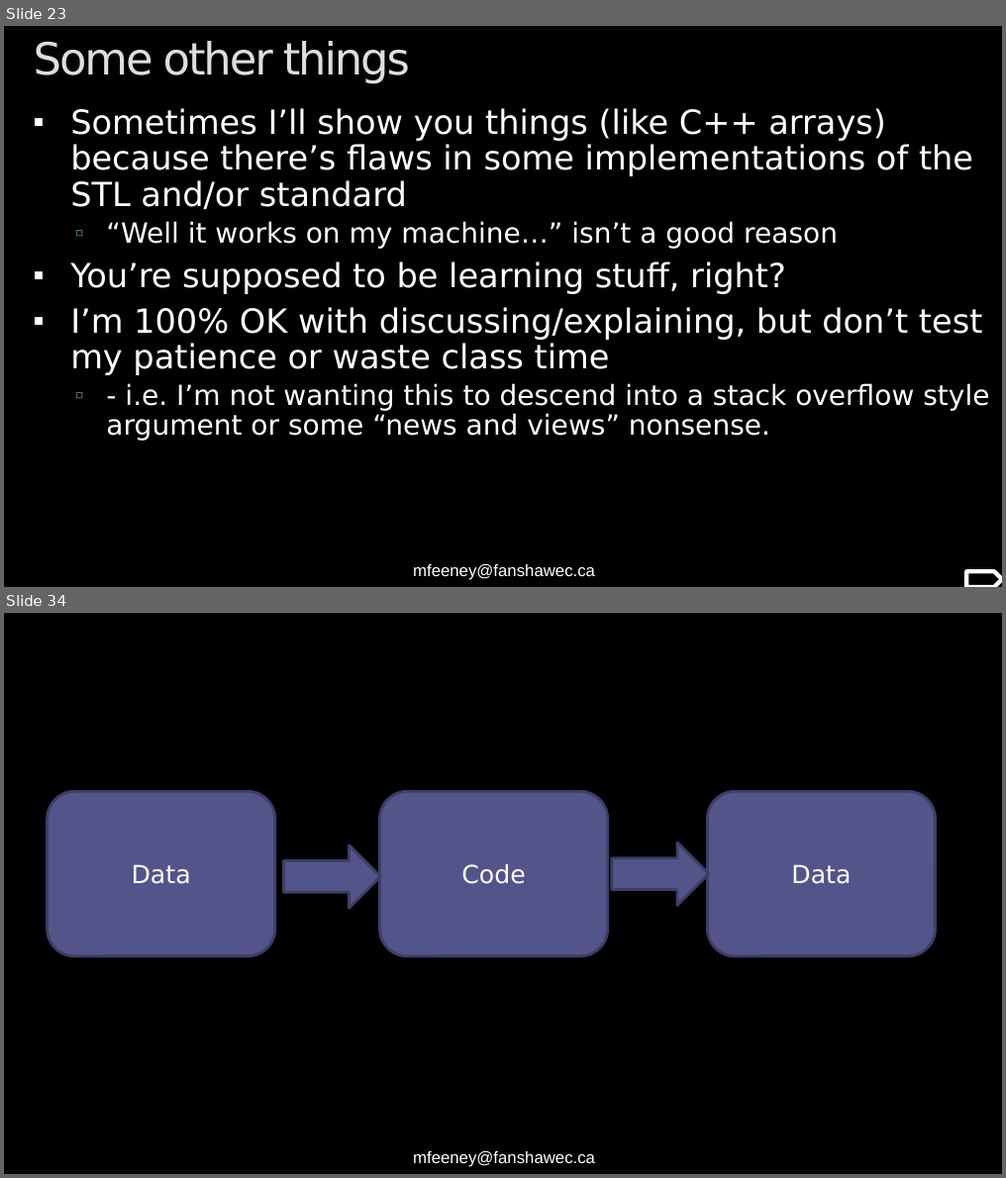
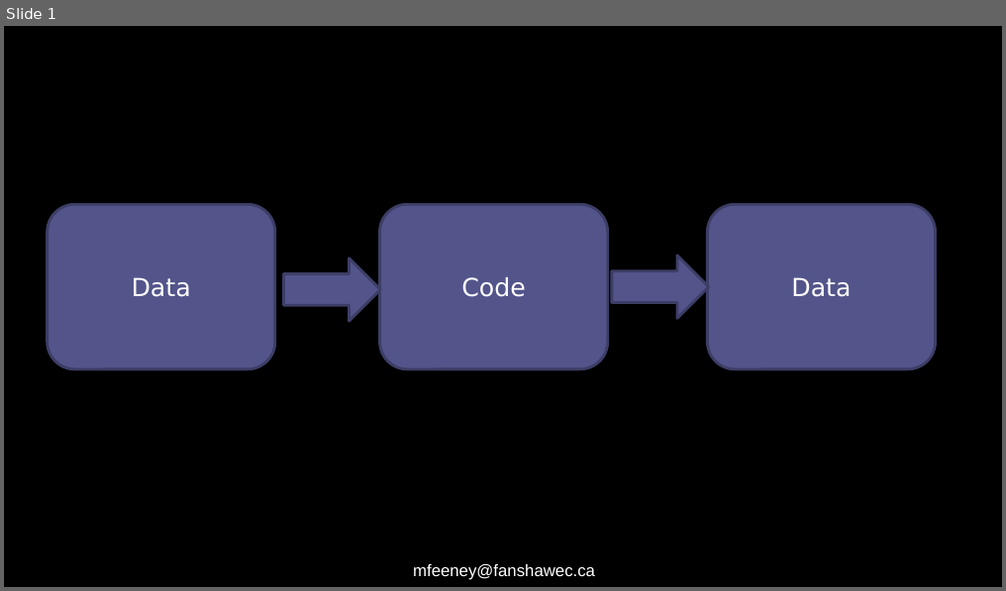
Before and after one commit to FeeneyCodes/INFO3111S24, a slide deck: Lectures/Day_02 (Thursday, May 9th, 2024)/Day_02_On_screen_Notes.pptx. Shown one above the other, each under a label of ours: slides 23 and 34 before the commit, slide 1 after it; the slides between them are not shown. The pictures are 1006x1178 and 1006x591 pixels, drawn with LibreOffice and Linux fonts; fonts in the diff are those of the drawing. Boxes give left, top, right and bottom in pixels: in the first picture for what was removed or moved away, otherwise in the second. Text is boxed around its words. In the diff, an @@ line names an element or a change of style, - is before the commit and + after.

```diff
--- a/Lectures/Day_02 (Thursday, May 9th, 2024)/Day_02_On_screen_Notes.pptx
+++ b/Lectures/Day_02 (Thursday, May 9th, 2024)/Day_02_On_screen_Notes.pptx
@@ slide 23 removed at [4, 26, 1002, 587], background #000000; not listed: 1 template element that a slide beside it also shows @@
@@ title removed at [34, 41, 410, 84] @@
-Some other things
@@ text removed at [70, 108, 989, 441] @@
-▪ Sometimes I’ll show you things (like C++ arrays) because there’s flaws in some implementations of the STL and/or standard
-  ▫ “Well it works on my machine…” isn’t a good reason
-▪ You’re supposed to be learning stuff, right?
-▪ I’m 100% OK with discussing/explaining, but don’t test my patience or waste class time
-  ▫ - i.e. I’m not wanting this to descend into a stack overflow style argument or some “news and views” nonsense.
@@ pentagon arrow removed at [967, 571, 1002, 586] @@
@@ what was slide 34 is now slide 1 @@
```
Also in this commit, not shown: 1 slide changed, 2 slides added, 35 other slides removed, 2 other files.
